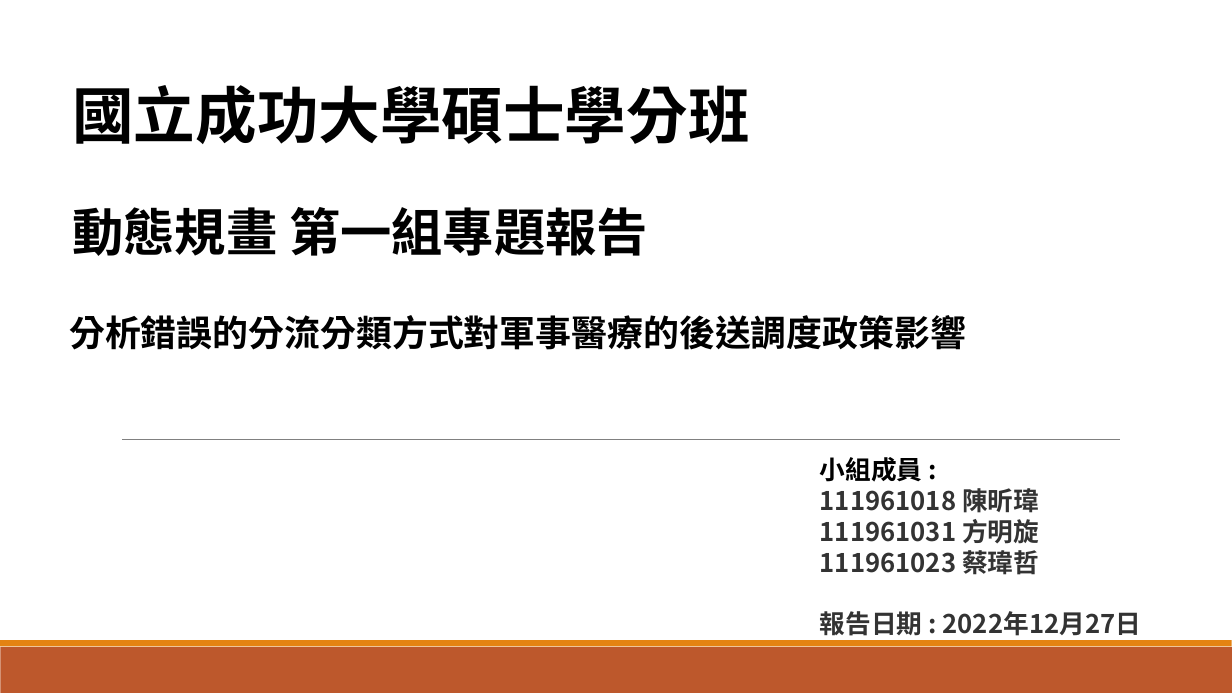
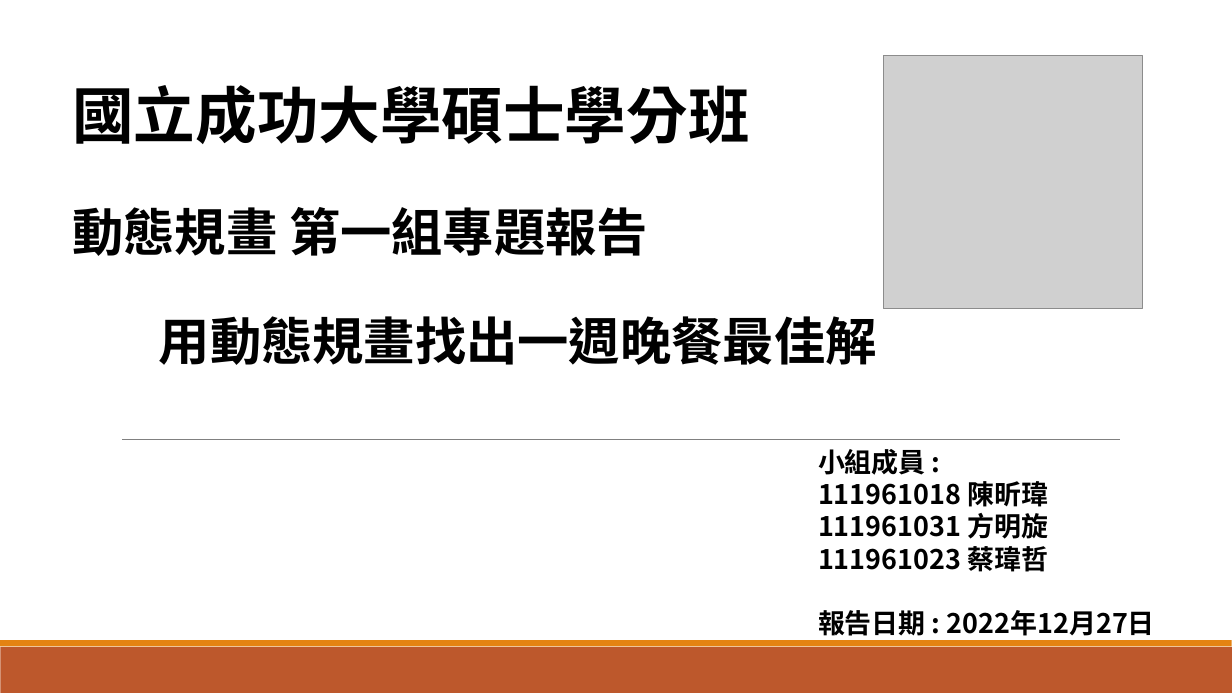
Before and after one commit to BangkokPicasso/Dynamic_Programming, a slide deck: slide 1 of Dynamic_Programming.pptx. Drawn at 1232x693 pixels with LibreOffice and Linux fonts; fonts in the diff are those of the drawing; grey boxes stand for pictures. Boxes give left, top, right and bottom in pixels: in the first picture for what was removed or moved away, otherwise in the second. Text is boxed around its words. In the diff, an @@ line names an element or a change of style, - is before the commit and + after.

Commit message:
[Done] PPT

```diff
--- a/Dynamic_Programming.pptx
+++ b/Dynamic_Programming.pptx
@@ picture added at [884, 55, 1142, 309] @@
@@ text at [159, 316, 877, 365]: text changed; size 28 to 40 pt @@
-分析錯誤的分流分類方式對軍事醫療的後送調度政策影響
+用動態規畫找出一週晚餐最佳解
@@ text "小組成員 :": place and size @@
-text "小組成員 :" at [820, 457, 1142, 636]
+text "小組成員 :" at [818, 449, 1155, 641]
@@ text "小組成員 :" at [818, 449, 1155, 641]: size 20 to 21 pt, text colour #333333 to #000000 @@
```
Also in this commit, not shown: 12 slides added, 1 slide removed.
